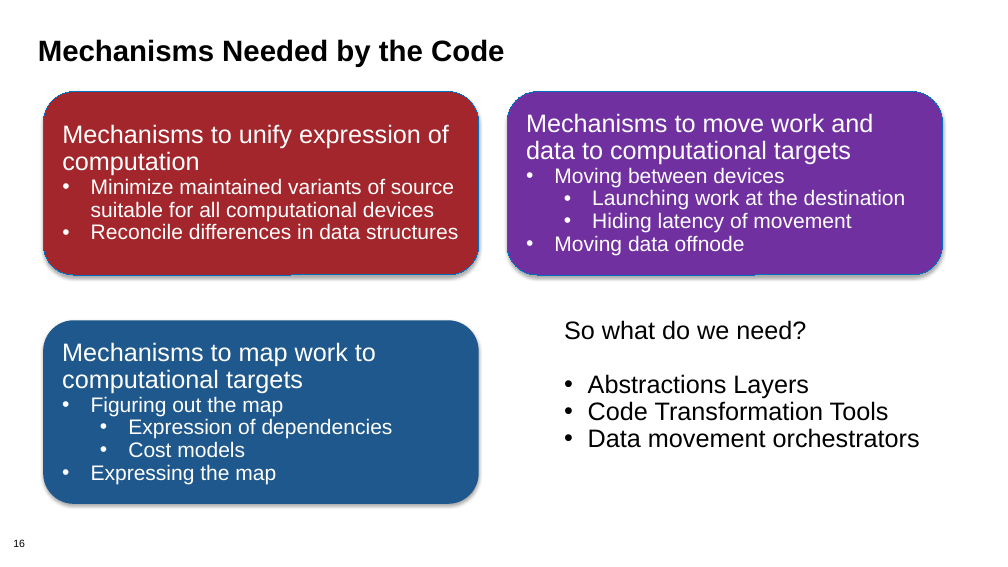
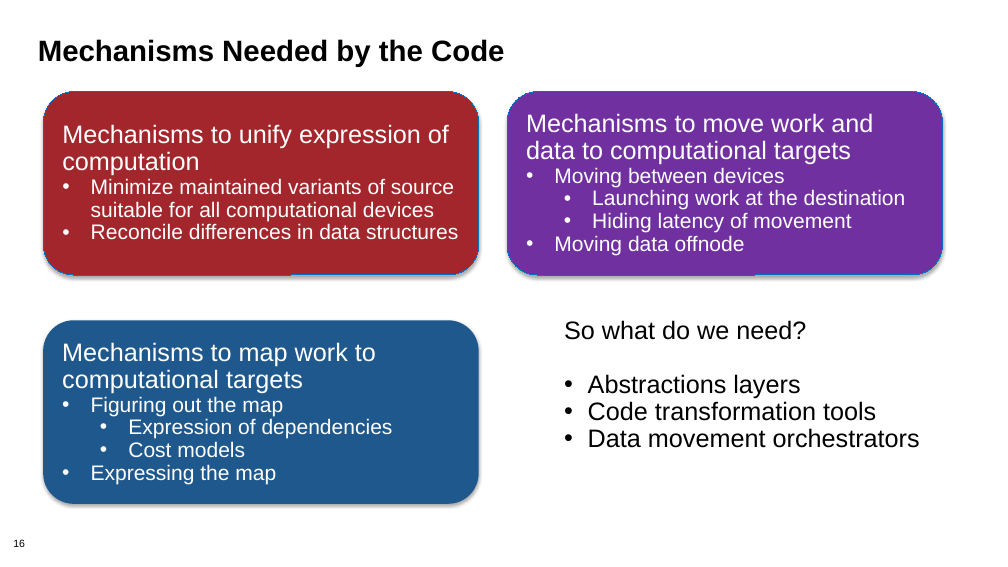
Before and after one commit to bssw-tutorial/presentations, a slide deck: slide 16 of design-a.pptx. Drawn at 1008x567 pixels with LibreOffice and Linux fonts; fonts in the diff are those of the drawing; background and template pictures are left out. Boxes give left, top, right and bottom in pixels: in the first picture for what was removed or moved away, otherwise in the second. Text is boxed around its words. In the diff, an @@ line names an element or a change of style, - is before the commit and + after.

```diff
--- a/design-a.pptx
+++ b/design-a.pptx
@@ text at (588, 374, 876, 421): text changed @@
-• Abstractions Layers
-• Code Transformation Tools
+• Abstractions layers
+• Code transformation tools
```
Also in this commit, not shown: 3 other slides changed, 3 other files.
